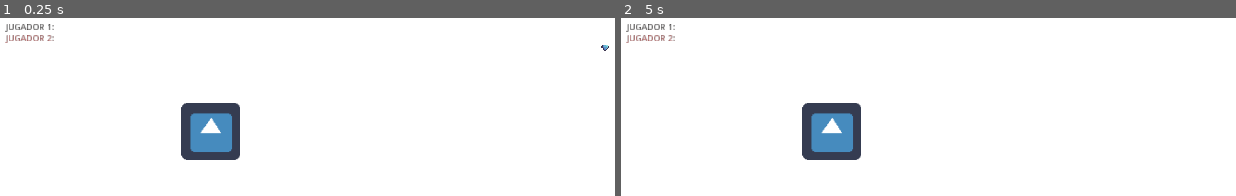
Above: before the commit, frames 1-2 (left to right).
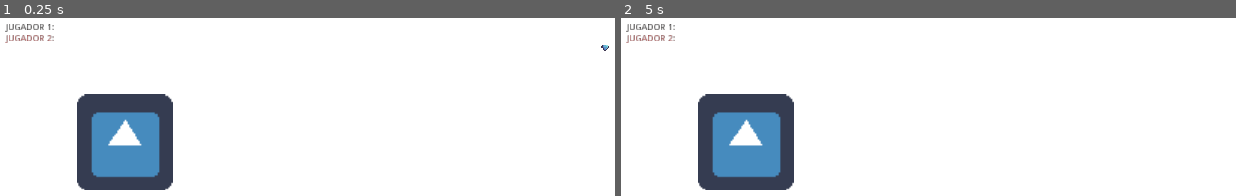
Above: after the commit, the same moments.

Repository: gaspargu/Sooo-Juego
Game: Godot game, scene res://scenes/Main.tscn
Same seed, same stepped clock (60 frames per second), same inputs: the game is played once before the commit and once after it. This scene is started directly instead of the project's main scene. The engine's default icon, where the game draws it, is replaced by a stand-in: a white triangle on a blue panel in a dark square.
Inputs:
- Up to frame 1 (0.25 s): no input
- Up to frame 2 (5 s): tap Enter at 0.5, 2, 3.5 s; hold D (move_right) 0.53-1.28 s; tap Space (kick) at 0.6, 1.25, 1.35, 2.3, 2.75, 2.85, 3.6, 4.25, 4.55 s; hold S (move_down) 1.28-2.03 s; hold D (move_right) 2.03-2.78 s; tap M (muerto) at 2.1, 4.35 s; hold W (move_up) 2.78-3.53 s; hold A (move_left) from 3.53 s (still down)

The runs differ from the first frame. In frame 1, 11% of the frame differs, in the area x 12-40%, y 42-97%; in frame 2, 11%.
Error after the commit: Attempt to call function 'set_Soo' in base 'null instance' on a null instance. (res://scripts/Main.gd:25)

Commit message:
añadiendo rondas v2

Diff:
--- a/scenes/Main.tscn
+++ b/scenes/Main.tscn
@@ -27,7 +27,7 @@
 0/z_index = 0
 
 [sub_resource type="RectangleShape2D" id=2]
-extents = Vector2( 50, 50 )
+extents = Vector2( 80, 80 )
 
 [node name="Main" type="Node2D"]
 script = ExtResource( 2 )
@@ -38,16 +38,14 @@
 format = 1
 
 [node name="Base" type="Area2D" parent="."]
-position = Vector2( 336.624, 183.708 )
+position = Vector2( 199.624, 200.708 )
 script = ExtResource( 1 )
 
 [node name="CollisionShape2D" type="CollisionShape2D" parent="Base"]
-position = Vector2( 0.629959, 0 )
 shape = SubResource( 2 )
 
 [node name="Sprite" type="Sprite" parent="Base"]
-position = Vector2( 0.667404, -0.667419 )
-scale = Vector2( 1.47971, 1.43799 )
+scale = Vector2( 2.4, 2.4 )
 texture = ExtResource( 3 )
 
 [node name="Players" type="Node2D" parent="."]
@@ -99,6 +97,7 @@
 script = ExtResource( 5 )
 
 [node name="AudioStreamPlayer" type="AudioStreamPlayer" parent="."]
+pause_mode = 2
 stream = ExtResource( 8 )
 volume_db = -8.0
 autoplay = true
@@ -108,3 +107,11 @@
 margin_top = 10.0
 margin_right = 87.0
 margin_bottom = 42.0
+
+[node name="TimerRonda" type="Timer" parent="."]
+pause_mode = 2
+wait_time = 2.0
+one_shot = true
+[connection signal="body_entered" from="Base" to="Base" method="_on_Base_body_entered"]
+[connection signal="body_exited" from="Base" to="Base" method="_on_Base_body_exited"]
+[connection signal="timeout" from="TimerRonda" to="." method="_on_TimerRonda_timeout"]
--- a/scenes/Player.tscn
+++ b/scenes/Player.tscn
@@ -377,7 +377,7 @@
 scale = Vector2( 4, 4 )
 texture = ExtResource( 3 )
 hframes = 4
-frame = 3
+frame = 1
 
 [node name="CollisionShape2D" type="CollisionShape2D" parent="."]
 position = Vector2( -2.91913, 0.446285 )
--- a/scripts/Base.gd
+++ b/scripts/Base.gd
@@ -1,10 +1,18 @@
 extends Area2D
+
+var started = false
+var player_Inside = true
 
 func _ready() -> void:
 	connect("body_entered", self, "on_body_entered")
 
-func on_body_entered(body: Node):
+func _on_Base_body_exited(body: Node):
+	player_Inside = false
+	started = true
+
+func _on_Base_body_entered(body):
 	if body.is_in_group("player"):
+		player_Inside = true
 		print("owo")
 	else:
 		print("uwu")
--- a/scripts/Main.gd
+++ b/scripts/Main.gd
@@ -2,23 +2,49 @@
 
 var Player = preload("res://scenes/Player.tscn")
 
-
+var dict = {}
+var NPlayers = 0
+var soo = 0
 
 func _ready() -> void:
 
 	Game.connect("player_disconnected", self, "_end_game_id")
 	Game.connect("server_disconnected", self, "_end_game")
 
-
+	NPlayers = len(Game.players.keys())
+	print("NPlayers: ", NPlayers)
 
 	for nid in Game.players.keys():
 		var player = Player.instance()
 		player.init(nid)
 		player.global_position = $Positions.get_child(Game.players[nid]["slot"]).global_position
-		#player.set_text($Textures/Sprite2.texture)
-		player.set_text($Textures.get_child(Game.players[nid]["slot"]).texture)
+		dict[Game.players[nid]["name"]] = Game.players[nid]["slot"]
+		#player.set_text($Textures.get_child(Game.players[nid]["slot"]).texture)
 		$Players.add_child(player)
 
+	$Players.get_child(soo).set_Soo(true)
+
+func _physics_process(delta: float) -> void:
+
+	if $Base.player_Inside and $Base.started:
+		$Players.get_child(soo).set_Soo(false)
+		soo = (soo + 1) % NPlayers
+		print(soo)
+		set_global_pos()
+		$TimerRonda.start()
+		$Base.started = false
+		get_tree().set_pause(true)
+
+func set_global_pos():
+	$Players.get_child(soo).set_Soo(true)
+	$Players.get_child(soo).global_position = $Positions.get_child(0).global_position
+	var i = 1
+	for player in $Players.get_children():
+		if player.is_Soo:
+			pass
+		else:
+			player.global_position = $Positions.get_child(i).global_position
+			i += 1
 
 func _end_game_id(id):
 	_end_game()
@@ -26,3 +52,6 @@
 func _end_game():
 	Game.call_deferred("end_game")
 	get_tree().change_scene("res://scenes/Lobby.tscn")
+
+func _on_TimerRonda_timeout():
+	get_tree().set_pause(false)
--- a/scripts/Player.gd
+++ b/scripts/Player.gd
@@ -6,6 +6,7 @@
 var facing = "idle"
 onready var playback = $AnimationTree.get("parameters/playback")
 var can_kick = true
+var is_Soo = false
 
 var patadas = 0
 
@@ -26,7 +27,7 @@
 	name = str(nid)
 
 func _physics_process(delta: float) -> void:
-	print(index)
+#	print(index)
 	var target_vel
 	if is_network_master():
 		target_vel = Vector2(
@@ -52,7 +53,7 @@
 		playback.travel("patada")
 		print("just kick")
 		pega_patada()
-#		can_kick = false
+		can_kick = false
 		$Timer.start()
 		return
 	if Input.is_action_just_pressed("muerto"):
@@ -72,16 +73,16 @@
 #	if abs(linear_vel.x) < 5 and abs(linear_vel.y) < 5:
 #		facing = "idle"
 #		playback.travel("idle")
-	if(abs(linear_vel.x) < 5 && abs(linear_vel.y) < 5):
+	if(abs(linear_vel.x) < 0.1 && abs(linear_vel.y) < 0.1):
 		playback.travel("idle")
-	if(abs(linear_vel.x) >= 5 || abs(linear_vel.y) >= 5):
+	if(abs(linear_vel.x) >= 0.1 || abs(linear_vel.y) >= 0.1):
 		playback.travel("right")
 #	else:
 #		playback.travel("right")
 
-	print("X:",  abs(linear_vel.x))
-	print("Y:",  abs(linear_vel.y))
-	print("patadas:",  patadas)
+#	print("X:",  abs(linear_vel.x))
+#	print("Y:",  abs(linear_vel.y))
+#	print("patadas:",  patadas)
 	#print(linear_vel);
 
 func _on_Timer_timeout():
@@ -91,6 +92,9 @@
 func set_text(text):
 	$Sprite.texture = text
 
+func set_Soo(doit: bool):
+	is_Soo = doit
+	$Name.uppercase = doit
 
 func pega_patada():
 	patadas += 1
